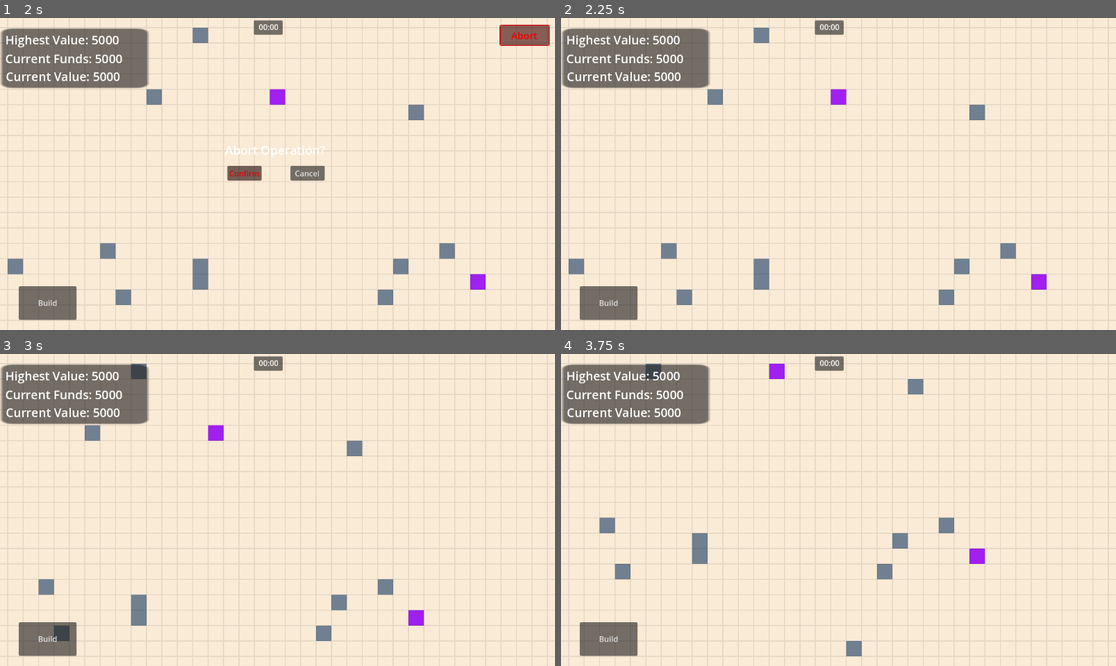
Above: before the commit, frames 1-4 (two rows, left to right).
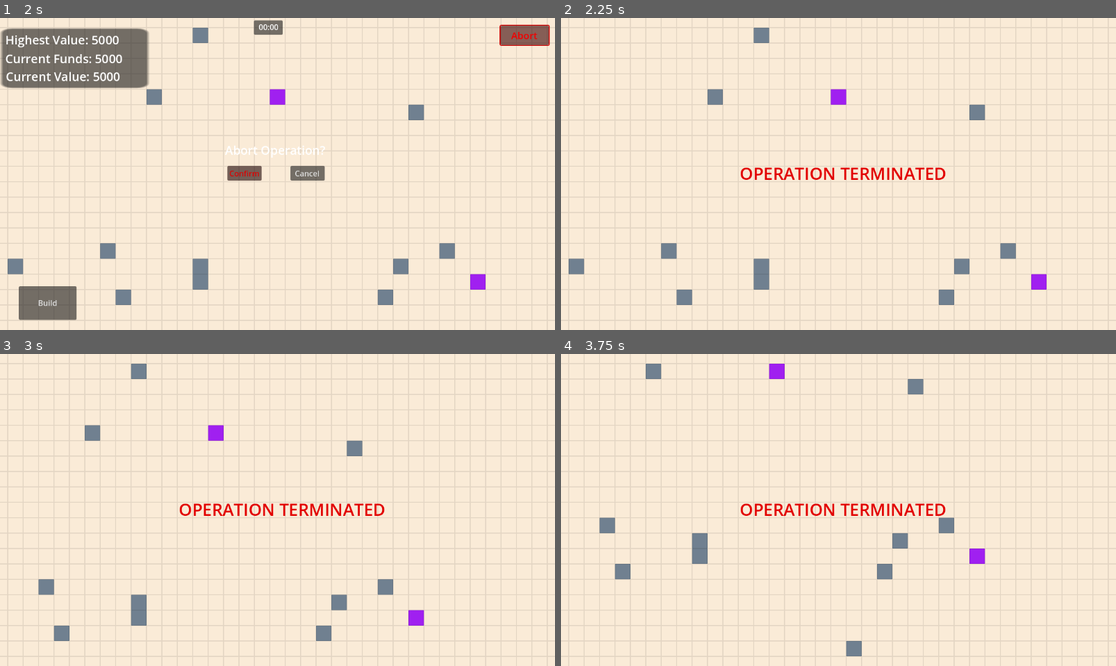
Above: after the commit, the same moments.

Repository: dwlee0802/BusinessTD
Game: Godot game, scene res://Scenes/game.tscn
Same seed, same stepped clock (60 frames per second), same inputs: the game is played once before the commit and once after it.
Inputs (mouse positions are in pixels of both pictures, inside the frame that each line leads up to):
- Up to frame 1 (2 s): click "Build" at 0.5 s; click "Abort" at 1.25 s
- Up to frame 2 (2.25 s): click "Confirm" at 2 s
- Up to frame 3 (3 s): tap Enter at 2.75 s; move the mouse to (399, 494) at 2.77 s; hold D from 2.78 s (still down); click (399, 494) at 2.92 s
- Up to frame 4 (3.75 s): tap Space at 3.5 s; move the mouse to (727, 525) at 3.52 s; release D at 3.53 s; hold S from 3.53 s (still down)

Frame 1 is identical in both runs. In frame 2, 7.1% of the frame differs, in the area x 0-70%, y 0-97%; in frame 3, 7.1%; in frame 4, 7.1%.
Error before the commit: Invalid assignment of property or key 'visible' with value of type 'bool' on a base object of type 'null instance'. (res://Scenes/game.gd:285)

Commit message:
Bug fixes: damage properly received by all building types. Game over screen is properly shown. Mines don't generate revenue when not supplied.

Diff:
--- a/Scenes/HQ.tscn
+++ b/Scenes/HQ.tscn
@@ -11,12 +11,12 @@
 [sub_resource type="RectangleShape2D" id="RectangleShape2D_e8nbd"]
 size = Vector2(201, 199)
 
-[sub_resource type="RectangleShape2D" id="RectangleShape2D_e7pca"]
-size = Vector2(200, 15)
-
 [sub_resource type="CircleShape2D" id="CircleShape2D_c5605"]
 resource_local_to_scene = true
 radius = 600.0
+
+[sub_resource type="RectangleShape2D" id="RectangleShape2D_e7pca"]
+size = Vector2(200, 15)
 
 [sub_resource type="CircleShape2D" id="CircleShape2D_hdfy1"]
 radius = 400.0
@@ -29,38 +29,10 @@
 collision_mask = 273
 script = ExtResource("1_njw0n")
 
-[node name="TurretBodySprite" type="Sprite2D" parent="."]
-texture_filter = 1
-scale = Vector2(4, 4)
-texture = ExtResource("2_5wjaa")
-
 [node name="CollisionShape2D" type="CollisionShape2D" parent="."]
 visible = false
 shape = SubResource("RectangleShape2D_e8nbd")
 debug_color = Color(0.972549, 0, 0.447059, 0.419608)
-
-[node name="TurretBarrelSprite" type="Sprite2D" parent="."]
-texture_filter = 1
-scale = Vector2(2.4, 2.4)
-texture = ExtResource("3_1kfn8")
-
-[node name="APShapeCast" type="ShapeCast2D" parent="TurretBarrelSprite"]
-visible = false
-position = Vector2(143.75, 0)
-scale = Vector2(1.01952, 3.14959)
-shape = SubResource("RectangleShape2D_e7pca")
-target_position = Vector2(0, 0)
-collision_mask = 10
-script = ExtResource("4_vdnbn")
-
-[node name="APAreaSprite" type="Sprite2D" parent="TurretBarrelSprite"]
-visible = false
-modulate = Color(1, 1, 1, 0.188235)
-position = Vector2(143.75, 0)
-rotation = -0.00136653
-scale = Vector2(207.449, 10.1809)
-skew = 0.00122333
-texture = ExtResource("5_lwoue")
 
 [node name="Healthbar" type="Sprite2D" parent="."]
 modulate = Color(0.698039, 0, 0, 1)
@@ -92,6 +64,34 @@
 scale = Vector2(4.71484, 4.71875)
 texture = ExtResource("6_y7kus")
 
+[node name="TurretBodySprite" type="Sprite2D" parent="."]
+texture_filter = 1
+scale = Vector2(4, 4)
+texture = ExtResource("2_5wjaa")
+
+[node name="TurretBarrelSprite" type="Sprite2D" parent="."]
+texture_filter = 1
+scale = Vector2(2.4, 2.4)
+texture = ExtResource("3_1kfn8")
+
+[node name="APShapeCast" type="ShapeCast2D" parent="TurretBarrelSprite"]
+visible = false
+position = Vector2(143.75, 0)
+scale = Vector2(1.01952, 3.14959)
+shape = SubResource("RectangleShape2D_e7pca")
+target_position = Vector2(0, 0)
+collision_mask = 10
+script = ExtResource("4_vdnbn")
+
+[node name="APAreaSprite" type="Sprite2D" parent="TurretBarrelSprite"]
+visible = false
+modulate = Color(1, 1, 1, 0.188235)
+position = Vector2(143.75, 0)
+rotation = -0.00136653
+scale = Vector2(207.449, 10.1809)
+skew = 0.00122333
+texture = ExtResource("5_lwoue")
+
 [node name="SupplyArea" type="Area2D" parent="."]
 visible = false
 collision_layer = 0
--- a/Scenes/enemyUnit.gd
+++ b/Scenes/enemyUnit.gd
@@ -1,7 +1,7 @@
 extends CharacterBody2D
 
-var hitPoints: int = 1
-var maxHitPoints: int = 1
+var hitPoints: int = 100
+var maxHitPoints: int = 100
 
 var attackTarget
 
--- a/Scenes/game.tscn
+++ b/Scenes/game.tscn
@@ -15,6 +15,20 @@
 script = ExtResource("2_3q2bq")
 
 [node name="CanvasLayer" type="CanvasLayer" parent="Camera"]
+
+[node name="GameOverLabel" type="Label" parent="Camera/CanvasLayer"]
+visible = false
+modulate = Color(0.886275, 0, 0, 1)
+texture_filter = 1
+offset_left = 370.0
+offset_top = 294.0
+offset_right = 801.0
+offset_bottom = 352.0
+theme_override_font_sizes/font_size = 35
+text = "Operation Terminated"
+horizontal_alignment = 1
+vertical_alignment = 1
+uppercase = true
 
 [node name="InGameUI" type="Control" parent="Camera/CanvasLayer"]
 layout_mode = 3
@@ -298,23 +312,9 @@
 offset_bottom = 26.0
 text = "00:00"
 
-[node name="GameOverLabel" type="Label" parent="Camera/CanvasLayer/InGameUI"]
-visible = false
-modulate = Color(0.886275, 0, 0, 1)
-texture_filter = 1
-layout_mode = 0
-offset_left = 372.0
-offset_top = 287.0
-offset_right = 803.0
-offset_bottom = 345.0
-theme_override_font_sizes/font_size = 35
-text = "Operation Terminated"
-horizontal_alignment = 1
-vertical_alignment = 1
-uppercase = true
-
 [node name="Background2" type="Panel" parent="Camera/CanvasLayer/InGameUI"]
 z_index = -10
+layout_mode = 0
 offset_left = 529.0
 offset_top = -2.0
 offset_right = 589.0
@@ -322,6 +322,7 @@
 
 [node name="Background" type="Panel" parent="Camera/CanvasLayer/InGameUI"]
 z_index = -10
+layout_mode = 0
 offset_left = 5.0
 offset_top = 15.0
 offset_right = 45.0
--- a/Scenes/mining_drill.gd
+++ b/Scenes/mining_drill.gd
@@ -12,6 +12,12 @@
 var profitHolder: float = 1
 
 var placedTile
+
+static var repairCost: int = 3
+static var upkeep: int = 3
+var upkeepHolder: float = 0
+
+var revenueAmount: int = 100
 
 var game
 
@@ -36,6 +42,10 @@
 
 		queue_free()
 
+	if hitPoints < maxHitPoints:
+		hitPoints += 5 * delta
+		game.operationFunds -= delta * repairCost * 5
+
 	if healthBar.scale.x > healthBarSize * hitPoints / maxHitPoints:
 		healthBar.scale.x -= delta * 140
 
@@ -44,16 +54,17 @@
 	else:
 		sprite.modulate = Color.DIM_GRAY
 
-	profitHolder -= delta
+	if isSupplied:
+		profitHolder -= delta
 
-	if profitHolder <= 0:
-		game.operationFunds += 100
-		profitHolder = profitGenerationPeriod
-		game.MakeDamagePopup(position, 20, Color.LAWN_GREEN)
+		if profitHolder <= 0:
+			game.operationFunds += revenueAmount
+			profitHolder = profitGenerationPeriod
+			game.MakeDamagePopup(position, 20, Color.LAWN_GREEN)
 
 
 
 func hit(damage):
 	print("drill took ", damage, " damage. Remaining HQ: ", hitPoints)
-	hitPoints -= 100
+	hitPoints -= damage
 	game.MakeDamagePopup(position, damage, Color.WEB_PURPLE)
--- a/Scenes/network_tower.gd
+++ b/Scenes/network_tower.gd
@@ -5,6 +5,11 @@
 var type: int = 3
 
 var hitPoints: int = 250
+var maxHitPoints: int = 250
+
+static var repairCost: int = 3
+static var upkeep: int = 3
+var upkeepHolder: float = 0
 
 var game
 
@@ -14,6 +19,9 @@
 var connectionArea
 var supplyRange
 var supplyArea
+
+var healthBar
+var healthBarSize = 70
 
 var spriteNode
 
@@ -26,6 +34,8 @@
 	supplyRange = get_node("SupplyRange")
 	supplyArea = get_node("SupplyArea")
 	spriteNode = get_node("Sprite2D")
+	healthBar = get_node("Healthbar")
+
 
 func _process(delta):
 	if game.waitingForBuildLocation == true and game.buildType == type:
@@ -53,10 +63,17 @@
 
 		queue_free()
 
+	if hitPoints < maxHitPoints:
+		hitPoints += 5 * delta
+		game.operationFunds -= delta * repairCost * 5
+
+	if healthBar.scale.x > healthBarSize * hitPoints / maxHitPoints:
+		healthBar.scale.x -= delta * 140
+
 
 func hit(damage):
 	print("hit!")
-#	hitPoints -= 100
+	hitPoints -= damage
 	game.MakeDamagePopup(position, damage, Color.WEB_PURPLE)
 
 
--- a/Scenes/network_tower.tscn
+++ b/Scenes/network_tower.tscn
@@ -1,16 +1,12 @@
-[gd_scene load_steps=10 format=3 uid="uid://do8osn2fwfcie"]
+[gd_scene load_steps=8 format=3 uid="uid://do8osn2fwfcie"]
 
 [ext_resource type="Script" path="res://Scenes/network_tower.gd" id="1_cbbve"]
 [ext_resource type="Texture2D" uid="uid://dd5afxx4cb41u" path="res://Art/network_tower.png" id="1_n5qn0"]
 [ext_resource type="Texture2D" uid="uid://bqyshusuhavsd" path="res://Art/single_white_pixel.png" id="2_0x82i"]
-[ext_resource type="Script" path="res://Scenes/attackRange.gd" id="3_kklyg"]
 [ext_resource type="Texture2D" uid="uid://de52pygb55h5c" path="res://Art/circle-256.png" id="5_fpvw5"]
 
 [sub_resource type="RectangleShape2D" id="RectangleShape2D_jtlyj"]
 size = Vector2(70, 70.5)
-
-[sub_resource type="CircleShape2D" id="CircleShape2D_bbtwl"]
-radius = 800.0
 
 [sub_resource type="CircleShape2D" id="CircleShape2D_vnnkl"]
 radius = 250.0
@@ -25,11 +21,6 @@
 collision_priority = 0.0
 script = ExtResource("1_cbbve")
 
-[node name="Sprite2D" type="Sprite2D" parent="."]
-texture_filter = 1
-scale = Vector2(2.2, 2.2)
-texture = ExtResource("1_n5qn0")
-
 [node name="CollisionShape2D" type="CollisionShape2D" parent="."]
 position = Vector2(0, 0.25)
 shape = SubResource("RectangleShape2D_jtlyj")
@@ -42,13 +33,6 @@
 texture = ExtResource("2_0x82i")
 centered = false
 
-[node name="ConnectionShapeCast" type="ShapeCast2D" parent="."]
-visible = false
-shape = SubResource("CircleShape2D_bbtwl")
-target_position = Vector2(0, 0)
-collision_mask = 65521
-script = ExtResource("3_kklyg")
-
 [node name="ConnectionRange" type="Sprite2D" parent="."]
 modulate = Color(1, 1, 0.756863, 1)
 self_modulate = Color(0.752941, 1, 1, 0.309804)
@@ -57,13 +41,6 @@
 scale = Vector2(3.16797, 3.10938)
 texture = ExtResource("5_fpvw5")
 
-[node name="SupplyShapeCast" type="ShapeCast2D" parent="."]
-visible = false
-shape = SubResource("CircleShape2D_bbtwl")
-target_position = Vector2(0, 0)
-collision_mask = 17
-script = ExtResource("3_kklyg")
-
 [node name="SupplyRange" type="Sprite2D" parent="."]
 visible = false
 modulate = Color(0.415686, 0.992157, 1, 1)
@@ -71,6 +48,11 @@
 position = Vector2(-1.49998, 7.62939e-06)
 scale = Vector2(1.97266, 1.95312)
 texture = ExtResource("5_fpvw5")
+
+[node name="Sprite2D" type="Sprite2D" parent="."]
+texture_filter = 1
+scale = Vector2(2.2, 2.2)
+texture = ExtResource("1_n5qn0")
 
 [node name="SupplyArea" type="Area2D" parent="."]
 visible = false
--- a/Scenes/turret.gd
+++ b/Scenes/turret.gd
@@ -29,6 +29,8 @@
 var upkeep = [3, 5, 2]
 var upkeepLow = [3, 5, 2]
 var upkeepHigh = [3, 5, 2]
+
+static var repairCost: int = 3
 
 var upkeepHolder: float = 0
 
@@ -98,6 +100,9 @@
 
 		queue_free()
 
+	if hitPoints < maxHitPoints:
+		hitPoints += 5 * delta
+		game.operationFunds -= delta * repairCost * 5
 
 	if healthBar.scale.x > healthBarSize * hitPoints / maxHitPoints:
 		healthBar.scale.x -= delta * 140
@@ -152,19 +157,19 @@
 
 			# attack target
 			if ammoType == 0:
-				currentTarget.ReceiveHit(randi_range(20, 40))
+				currentTarget.ReceiveHit(randi_range(50, 150))
 			elif ammoType == 1:
 				var hitstuff = get_node("TurretBarrelSprite/APShapeCast").GetColliders()
 				for item in hitstuff:
 					if item != null:
-						item.ReceiveHit(randi_range(20, 40))
+						item.ReceiveHit(randi_range(50, 150))
 
 			fireRateHolder = 0
 
 
 func hit(damage):
 	print("hit!")
-#	hitPoints -= 100
+	hitPoints -= damage
 	game.MakeDamagePopup(position, damage, Color.WEB_PURPLE)
 
 
